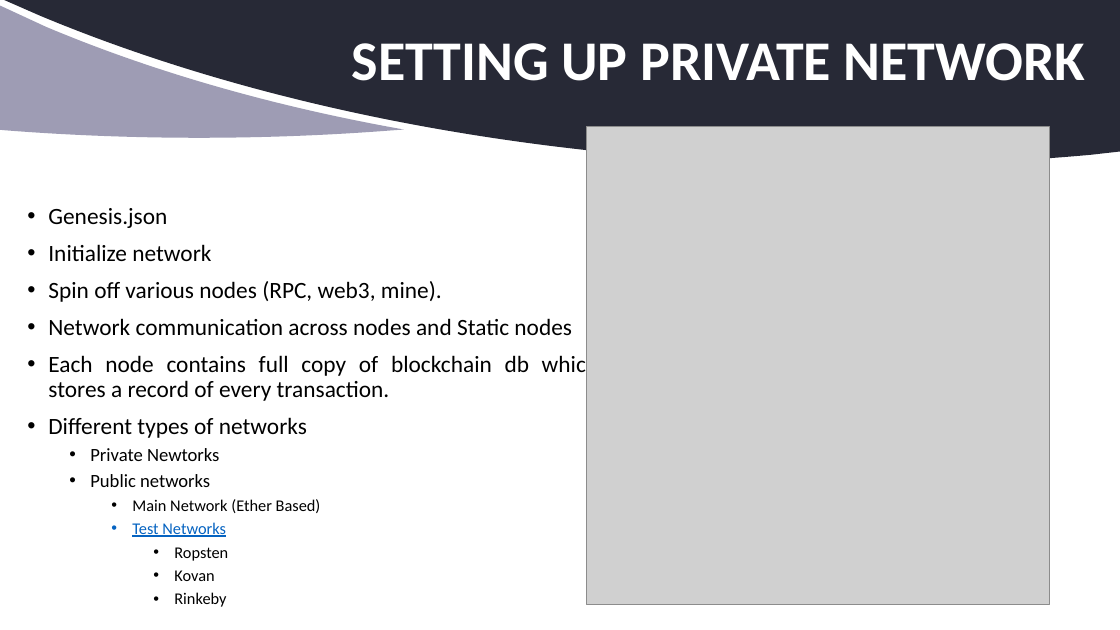
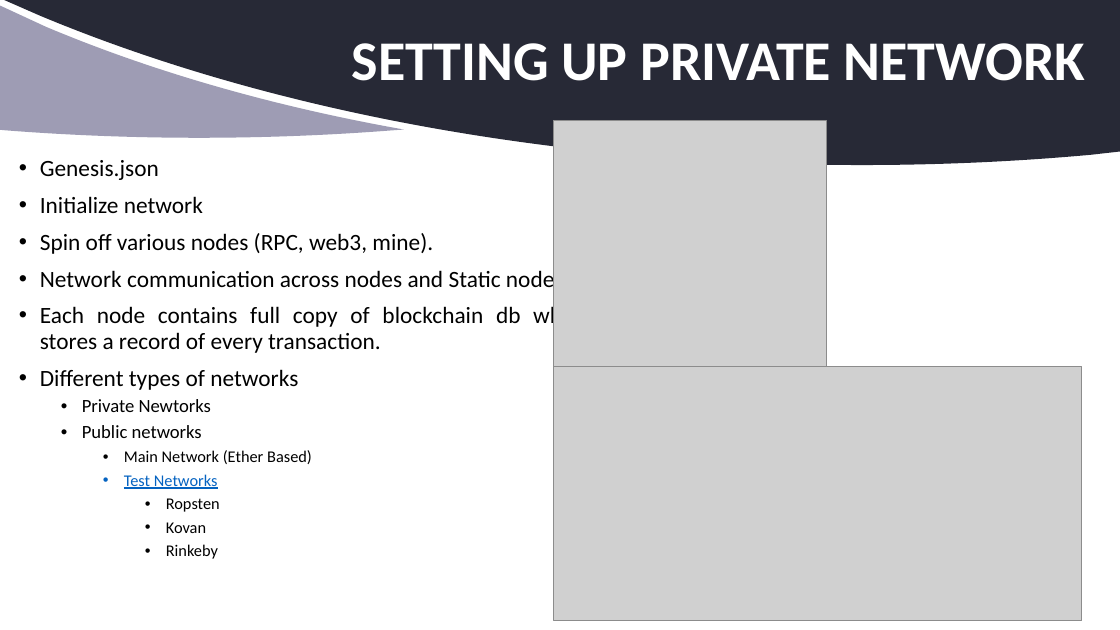
Before and after one commit to aamolgote/codecampnyc2018, a slide deck: slide 12 of PPTX/BAAS.pptx (slide 9 before the commit). Drawn at 1120x630 pixels with LibreOffice and Linux fonts; fonts in the diff are those of the drawing; grey boxes stand for pictures; background and template pictures are left out. Boxes give left, top, right and bottom in pixels: in the first picture for what was removed or moved away, otherwise in the second. Text is boxed around its words. In the diff, an @@ line names an element or a change of style, - is before the commit and + after.

```diff
--- a/PPTX/BAAS.pptx
+++ b/PPTX/BAAS.pptx
@@ picture: place and size @@
-picture at (587, 127, 1050, 605)
+picture at (554, 120, 827, 402)
@@ text "Genesis.json": place and size @@
-text "Genesis.json" at (48, 208, 598, 607)
+text "Genesis.json" at (40, 160, 589, 559)
@@ picture added at (554, 366, 1082, 621) @@
```
Also in this commit, not shown: 5 other slides changed, 2 slides added.
